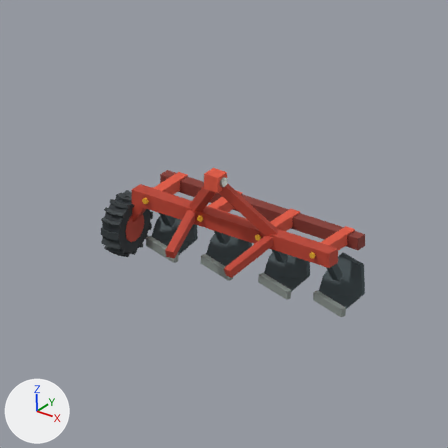
Before and after pictures for a commit that changed the Blender file assets/blender/farm/plow.blend.
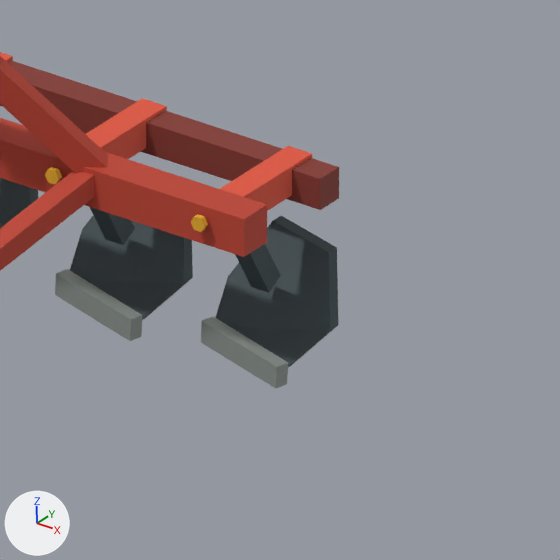
There are two pictures of each version: one from the file's camera 'ReviewCamera.014', one close up on the part from 53% to 100% of the width and 38% to 85% of the height. The axes (+X, +Y, +Z) are drawn at lower left. The lights are the same throughout. The older version's two pictures come first.

Before the edit, the objects in view are built like this:
```python
ob_body__metal_004 = bpy.data.objects.new('body__metal.004', me_plow_body_metal)
ob_body__metal_004.parent = ob_plow
ob_body__metal_004.location = (0.0, 0.0, 0.0032)
ob_body__red_002 = bpy.data.objects.new('body__red.002', me_plow_body_red)
ob_body__red_002.parent = ob_plow
ob_body__red_002.location = (0.0, 0.0, 0.0032)
ob_depth_wheel__red = bpy.data.objects.new('depth_wheel__red', me_plow_depth_wheel_red)
ob_depth_wheel__red.parent = ob_plow__depth_wheel
ob_depth_wheel__red.location = (0.0, 0.0, 0.0)
ob_depth_wheel__rubber = bpy.data.objects.new('depth_wheel__rubber', me_plow_depth_wheel_rubber)
ob_depth_wheel__rubber.parent = ob_plow__depth_wheel
ob_depth_wheel__rubber.location = (0.0, 0.0, 0.0)
ob_depth_wheel__tread = bpy.data.objects.new('depth_wheel__tread', me_plow_depth_wheel_tread)
ob_depth_wheel__tread.parent = ob_plow__depth_wheel
ob_depth_wheel__tread.location = (0.0, 0.0, 0.0)
# also in view: 'body__red2.002' at (0.0, 0.07, 1.14); 'body__steel.002' at (0.0, -0.06, 0.79); 'body__red_dark.002' at (0.0, 0.51, 0.76)
```
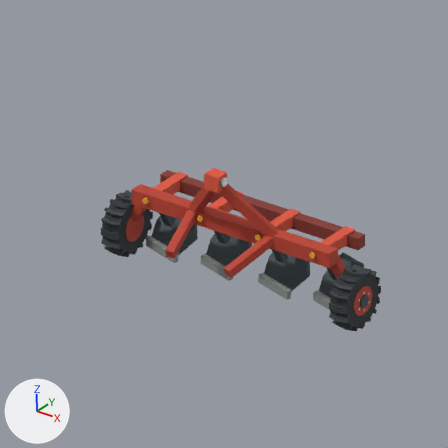
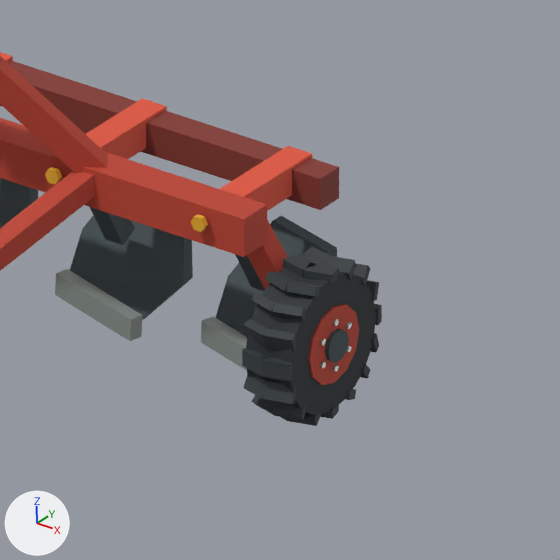
Location of each change, [x1, y1, x2, y2] in pixels of the close-ups (560 x 560 px):
'body__red.002', reshaped
    before: [0, 56, 267, 271]
    after: [0, 56, 287, 289]
'depth_wheel_right__rubber', added
    after: [246, 267, 376, 415]
'depth_wheel_right__tread', added
    after: [242, 246, 382, 426]
'depth_wheel_right__red', added (red)
    after: [308, 304, 359, 385]
'depth_wheel_right__metal', added
    after: [325, 328, 349, 363]
'depth_wheel_right__steel', added
    after: [320, 319, 352, 372]
part 1 of me_plow_body_red, added (red)
    after: [247, 197, 287, 289]

What the commit changed:
me_plow_body_red is used by ob_body__red_002; parent ob_plow; location (0.0, 0.0, 0.0032).
me_plow_body_red had 48 vertices, 36 faces and spanned x -1.51..1.3, y -0.68..0.16, z 0.32..1.5.
me_plow_body_red now has 56 vertices, 42 faces and spans x -1.51..1.51, y -0.68..0.16, z 0.32..1.5.
me_plow_body_red part 1: the loose piece of 8 vertices spanning x -1.51..-1.11, y 0.05..0.16, z 0.32..0.84 is copied, and the copy is turned -176.4 degrees about the z axis through its middle, then moved by (2.62, 0.0, 0.0); it spans x 1.11..1.51, y 0.05..0.16, z 0.32..0.84.
Mesh me_plow_depth_wheel_right_steel is new.
It has 72 vertices, 48 faces and spans x 0.121..0.13, y -0.103..0.103, z -0.115..0.115.
It uses material mat_farm_steel_002 (grey #9ca5a0).
Mesh me_plow_depth_wheel_right_metal is new.
It is a 10-sided cylinder along x spanning x 0.121..0.1386, y -0.0704..0.0704, z -0.067..0.067.
It uses material mat_farm_metal_002 (greyish cyan #49565a).
Object 'depth_wheel_right__steel' (ob_depth_wheel_right__steel) is new; it shows me_plow_depth_wheel_right_steel.
Its parent is ob_plow__depth_wheel_right.
Its location is (0.0, 0.0, 0.0).
Object 'plow__depth_wheel_right' (ob_plow__depth_wheel_right) is new.
Its parent is ob_plow.
Its location is (1.5, 0.1, 0.323).
Object 'depth_wheel_right__tread' (ob_depth_wheel_right__tread) is new; it shows a copy of the mesh of ob_depth_wheel__tread.
Its parent is ob_plow__depth_wheel_right.
Its location is (0.0, 0.0, 0.0).
Object 'depth_wheel_right__metal' (ob_depth_wheel_right__metal) is new; it shows me_plow_depth_wheel_right_metal.
Its parent is ob_plow__depth_wheel_right.
Its location is (0.0, 0.0, 0.0).
Object 'depth_wheel_right__red' (ob_depth_wheel_right__red) is new; it shows a copy of the mesh of ob_depth_wheel__red.
Its parent is ob_plow__depth_wheel_right.
Its location is (0.0, 0.0, 0.0).
Object 'depth_wheel_right__rubber' (ob_depth_wheel_right__rubber) is new; it shows a copy of the mesh of ob_depth_wheel__rubber.
Its parent is ob_plow__depth_wheel_right.
Its location is (0.0, 0.0, 0.0).
